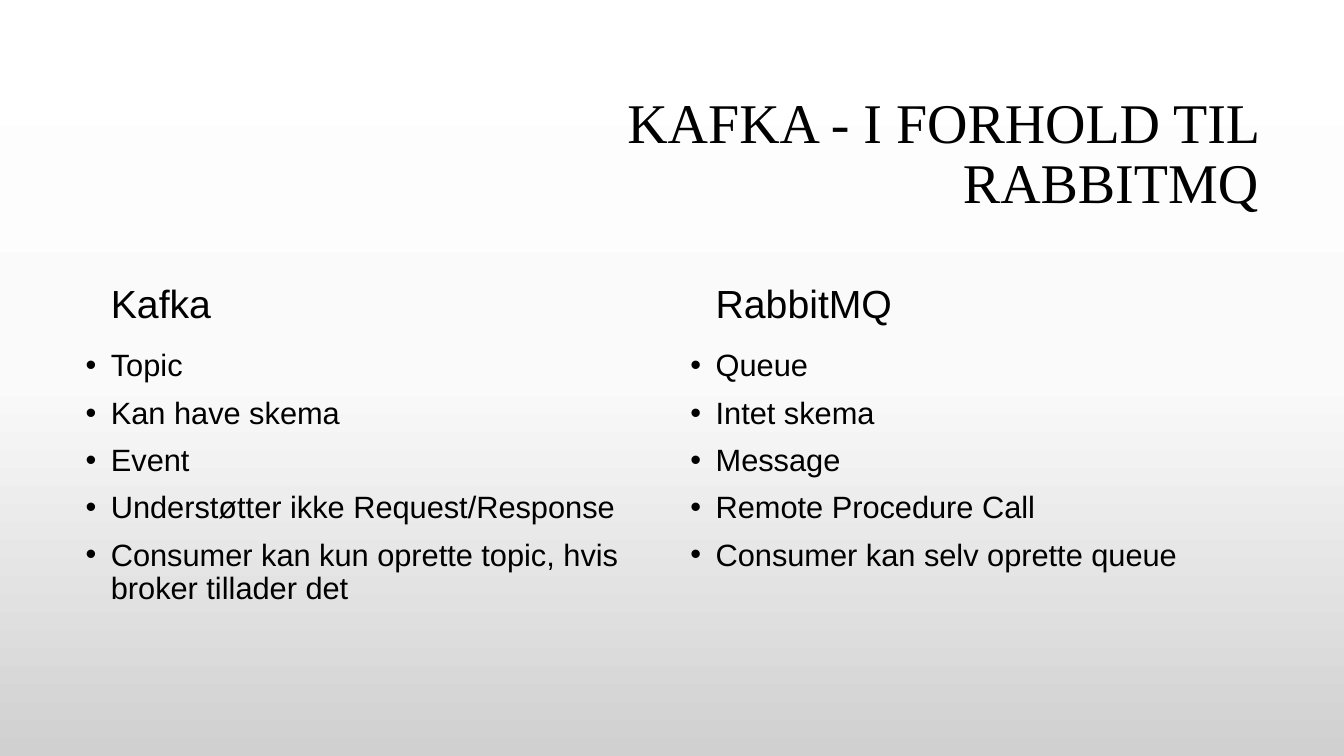
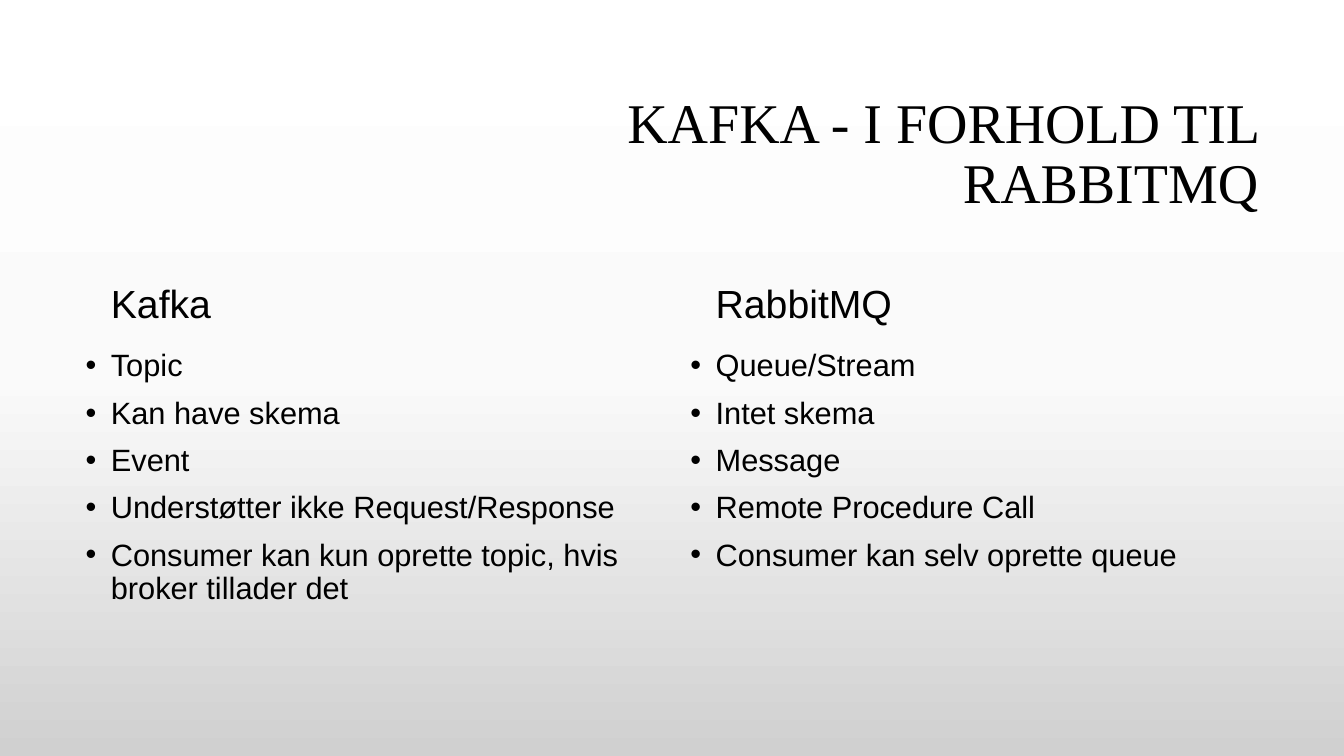
Before and after one commit to GitDeveloperBel/Kafka, a slide deck: slide 33 of presentation.pptx (slide 32 before the commit). Drawn at 1344x756 pixels with LibreOffice and Linux fonts; fonts in the diff are those of the drawing; background and template pictures are left out. Boxes give left, top, right and bottom in pixels: in the first picture for what was removed or moved away, otherwise in the second. Text is boxed around its words. In the diff, an @@ line names an element or a change of style, - is before the commit and + after.

Commit message:
more presentation and improved kafka

```diff
--- a/presentation.pptx
+++ b/presentation.pptx
@@ text at <box>716,353,916,382</box>: text changed @@
-• Queue
+• Queue/Stream
```
Also in this commit, not shown: 6 other slides changed, 2 slides added, 13 other files.
